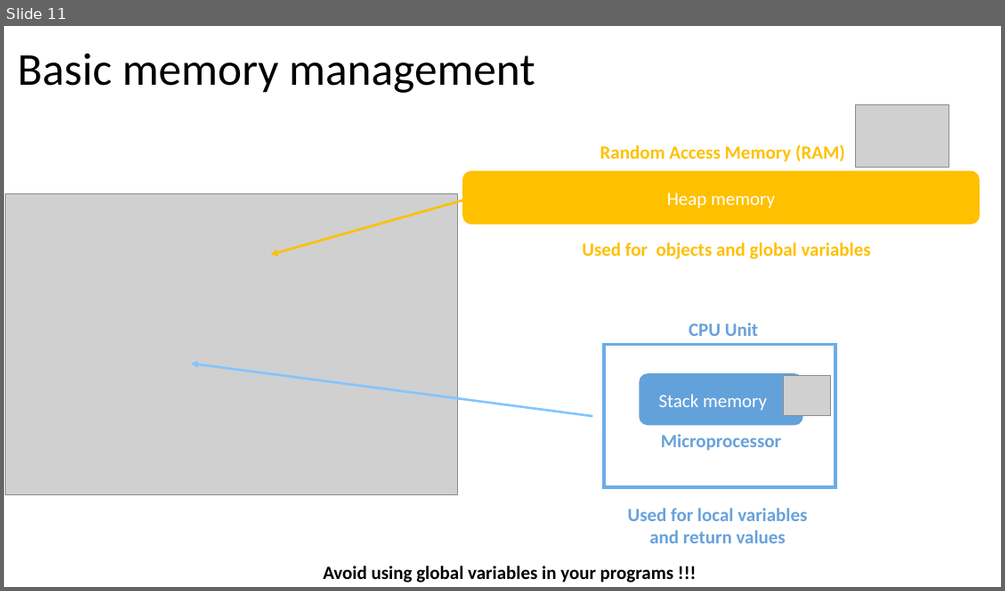
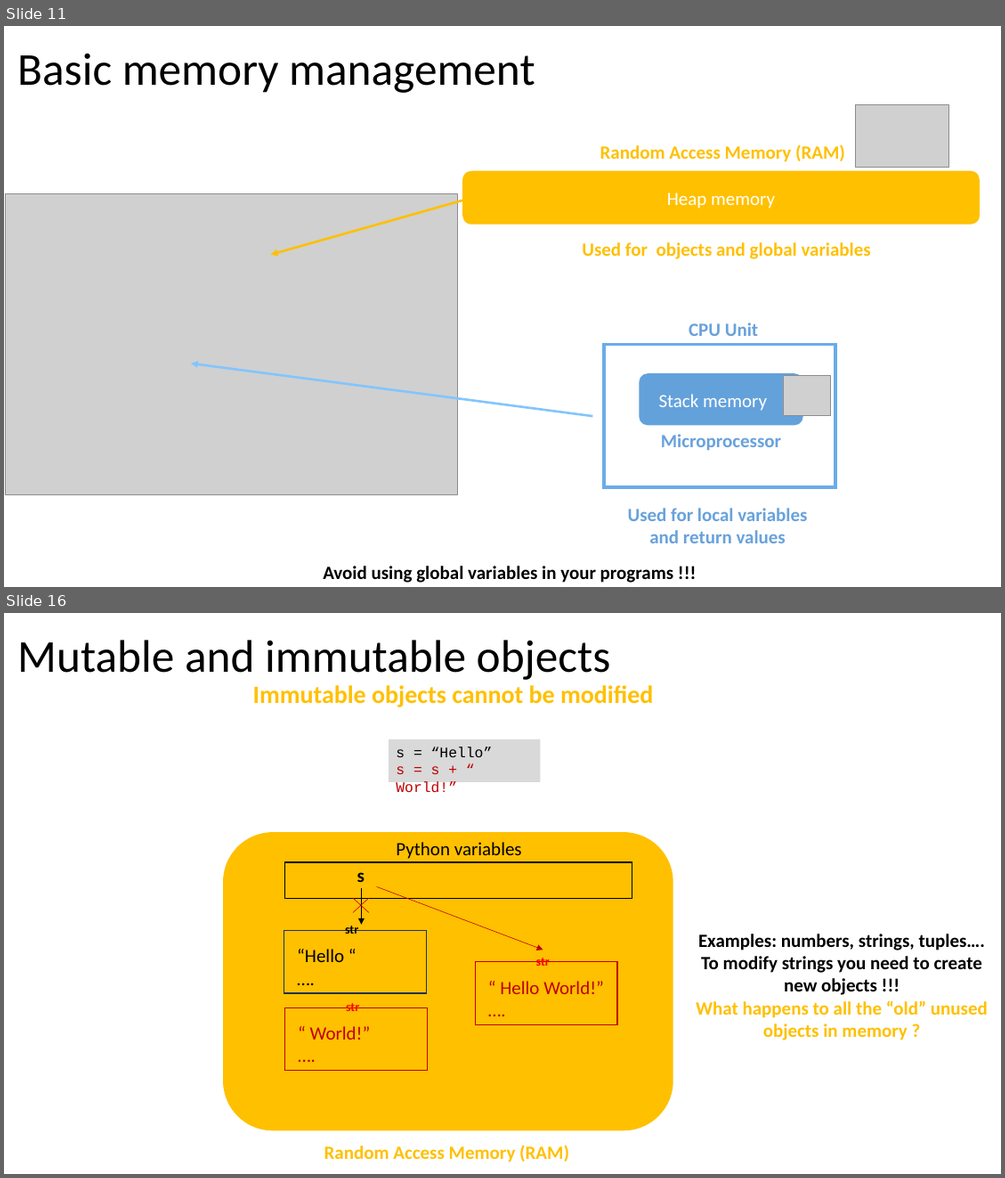
Before and after one commit to PierFF/OOP-INSA-Toulouse, a slide deck: OOP-Programming.pptx. Shown one above the other, each under a label of ours: slide 11 before the commit, slides 11 and 16 after it; the slides between them are not shown. The pictures are 1005x591 and 1005x1178 pixels, drawn with LibreOffice and Linux fonts; fonts in the diff are those of the drawing; grey boxes stand for pictures. Boxes give left, top, right and bottom in pixels: in the first picture for what was removed or moved away, otherwise in the second. Text is boxed around its words. In the diff, an @@ line names an element or a change of style, - is before the commit and + after.

```diff
--- a/OOP-Programming.pptx
+++ b/OOP-Programming.pptx
@@ slide 16 added at [4,613,1001,1174], background #FFFFFF @@
@@ text added at [17,640,611,680], 44 pt, text #000000 @@
+Mutable and immutable objects
@@ text added at [253,685,653,707], 24 pt, text #FFC000, bold @@
+Immutable objects cannot be modified
@@ rectangle added at [389,739,541,782], fill #D9D9D9, 14 pt, text #C00000 @@
+s = “Hello”
+s = s + “ World!”
@@ rounded rectangle added at [223,832,673,1130], fill #FFC000 @@
@@ text added at [396,842,522,859], 18 pt, text #000000 @@
+Python variables
@@ rectangle added at [285,862,632,898], outline #000000 1 pt @@
@@ text added at [357,872,364,882], 18 pt, text #000000, bold @@
+s
@@ group added at [285,887,617,1070]: 4 texts, 2 rectangles, 2 lines, 1 arrow @@
+“ World!”
+….
+str
+“ Hello World!”
+….
+str
@@ arrow added from (362, 888) to (362, 925), #000000 0.5 pt @@
@@ rectangle added at [284,930,427,993], outline #1E3256 1 pt @@
@@ text added at [345,925,358,933], 12 pt, text #000000, bold @@
+str
@@ text added at [297,949,344,962], 18 pt, text #000000 @@
+“Hello “
+….
@@ text added at [696,933,987,1040], 18 pt, text #000000, bold @@
+Examples: numbers, strings, tuples….
+To modify strings you need to create new objects !!!
+What happens to all the “old” unused objects in memory ?
@@ text added at [324,1144,569,1162], 18 pt, text #FFC000, bold @@
+Random Access Memory (RAM)
```
Also in this commit, not shown: 2 slides changed, 7 other slides added, 1 other file.
